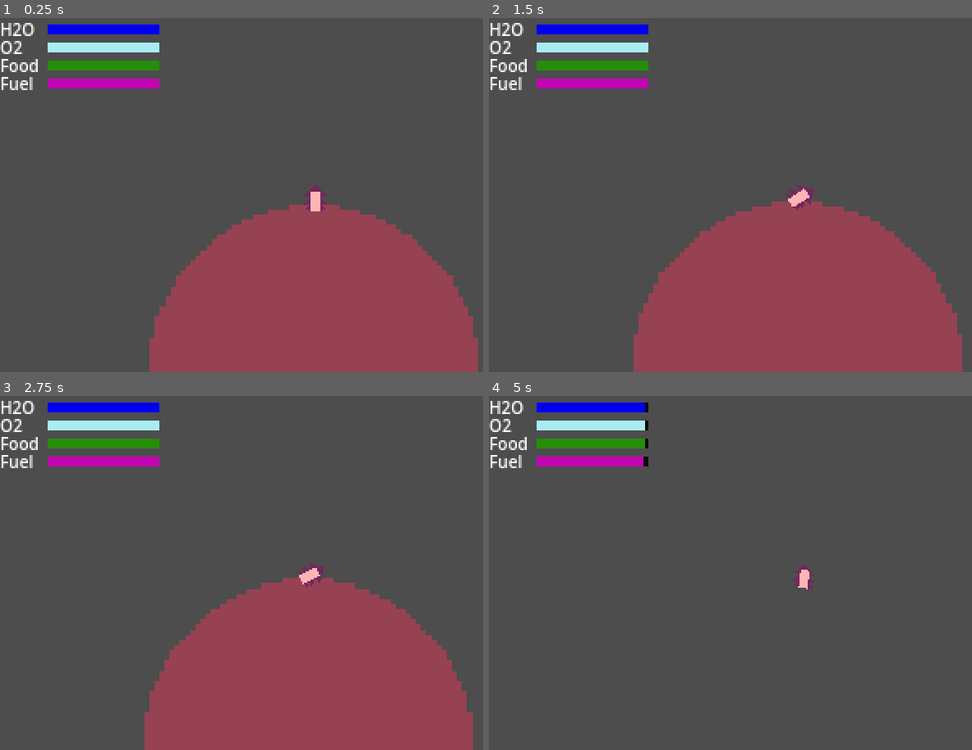
Above: before the commit, frames 1-4 (two rows, left to right).
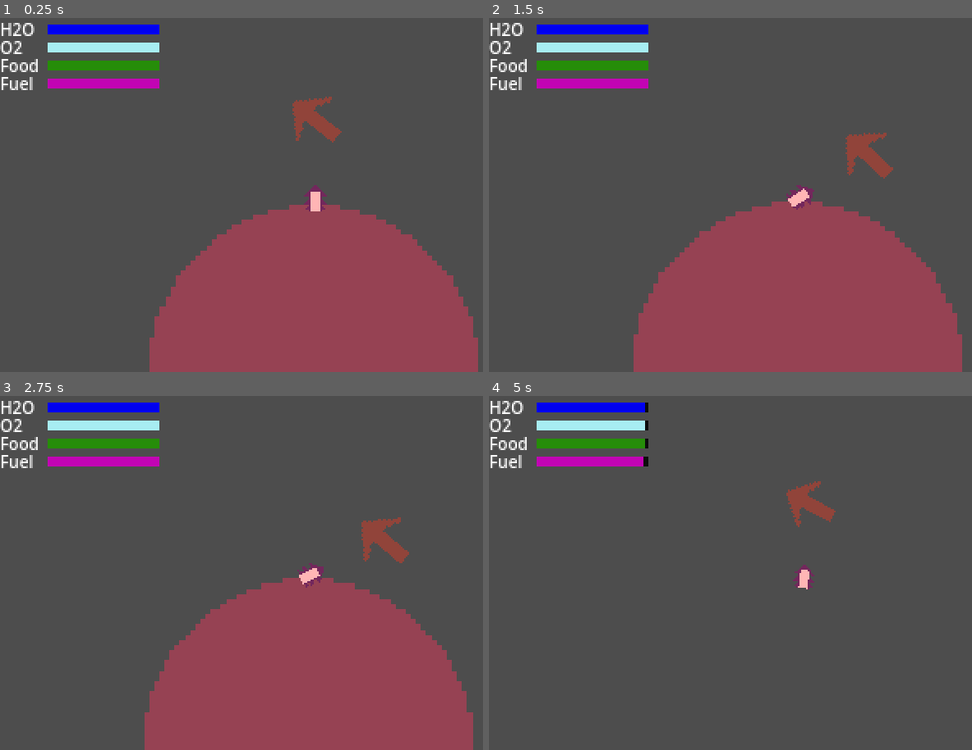
Above: after the commit, the same moments.

Repository: BnLds/MotherEarth
Game: Godot game, scene res://Scenes/Level/Level.tscn
Two runs of this game, one before a commit and one after it. Both use one fixed random seed, a clock stepped at 60 frames per second and the inputs below.
Inputs:
- Up to frame 1 (0.25 s): no input
- Up to frame 2 (1.5 s): tap Enter at 0.5 s; hold Right (rotate_right) 0.53-1.28 s; hold Left (rotate_left) from 1.28 s (still down)
- Up to frame 3 (2.75 s): release Left (rotate_left) at 2.03 s; hold Right (rotate_right) from 2.03 s (still down)
- Up to frame 4 (5 s): release Right (rotate_right) at 2.78 s; hold Up (speed_up) 2.78-3.53 s; hold Left (rotate_left) from 3.53 s (still down)

The runs differ from the first frame. In frame 1, 0.6% of the frame differs, in the area x 60-71%, y 22-36%; in frame 2, 0.7%, in the area x 73-84%, y 32-46%; in frame 3, 0.7%; in frame 4, 0.6%.

Commit message:
Add arrow pointing towards target planet

Diff:
--- a/Scenes/Level/Scripts/Level.gd
+++ b/Scenes/Level/Scripts/Level.gd
@@ -23,7 +23,10 @@
 var y
 var origin_coordinates
 var target_coordinates
+var target_position
+var signal_emitted := false
 
+signal initialization_complete
 
 func _init():
 	var value = PlanetGenerator.GetPointsRandom(nbr_planets, space_size, space_size, min_dist_planets, min_dist_target)
@@ -42,6 +45,16 @@
 			new_planet.is_start_planet = true
 			if departure_manager is DepartureManager:
 				departure_manager.position_player_on_spawn(new_planet, new_planet.get_north_spawn(), 0, new_planet.get_sprite_scale())
+				target_position = new_planet.position
+
+		if x[i]== target_coordinates[0] && y[i] == target_coordinates[1]:
+			target_position = new_planet.position
+
+func _process(delta):
+	if not signal_emitted:
+		initialization_complete.emit(target_position)
+		signal_emitted = true
+
 
 func _input(event):
 	if event.is_action_pressed("restart"):
--- a/Scenes/Spaceship/Scripts/spaceship.gd
+++ b/Scenes/Spaceship/Scripts/spaceship.gd
@@ -6,6 +6,7 @@
 
 @onready var boost_animation = $BoostAnimation
 @onready var departure_manager = $"../DepartureManager"
+@onready var level = $".."
 
 signal boost_on
 signal boost_off
@@ -14,10 +15,12 @@
 
 var has_left_planet:= false
 var is_ready_to_depart := true
+var target_position := Vector2.ZERO
 
 func _ready():
 	PlayBoostAnimation(false)
 	departure_manager.connect("ready_to_depart", on_ready_to_depart)
+	level.connect("initialization_complete", on_initialization_complete)
 
 func _physics_process(delta):
 	if not is_ready_to_depart:
@@ -59,3 +62,9 @@
 
 func on_ready_to_depart():
 	is_ready_to_depart = true
+
+func on_initialization_complete(target_pos):
+	target_position = target_pos
+
+func get_target_position():
+	return target_position
--- /dev/null
+++ b/Scenes/Spaceship/Sprites/ArrowSprite.gd
@@ -0,0 +1,33 @@
+extends Sprite2D
+class_name Arrow_UI
+
+@onready var spaceship = $".."
+@onready var arrow_update_timer = $ArrowUpdateTimer
+@onready var lerp_timer = $LerpTimer
+
+var init_done := false
+var target_position := Vector2.ZERO
+var lerp_duration := .2
+var elapsed_time := 0.0
+var target_rotation : float = 0
+var start_rotation : float = 0
+
+func _process(delta):
+	if not init_done:
+		if(target_position == Vector2.ZERO):
+			target_position = spaceship.get_target_position()
+			arrow_update_timer.start()
+			lerp_timer.start()
+		else:
+			init_done = true
+
+func _on_arrow_update_timer_timeout():
+	target_rotation = get_angle_to(target_position)
+	elapsed_time = 0
+	start_rotation = rotation
+
+func _on_lerp_timer_timeout():
+	look_at(target_position)
+#	elapsed_time += lerp_timer.wait_time
+#	if elapsed_time < lerp_duration:
+#		rotation = lerp_angle(start_rotation, target_rotation, elapsed_time / lerp_duration)
--- a/Scenes/Spaceship/spaceship.tscn
+++ b/Scenes/Spaceship/spaceship.tscn
@@ -1,8 +1,10 @@
-[gd_scene load_steps=10 format=3 uid="uid://yd3o5c1m7g0e"]
+[gd_scene load_steps=12 format=3 uid="uid://yd3o5c1m7g0e"]
 
 [ext_resource type="Texture2D" uid="uid://ch1xtwv0c14mb" path="res://Scenes/Spaceship/Sprites/Fusée.png" id="1_h1jwr"]
 [ext_resource type="Script" path="res://Scenes/Spaceship/Scripts/spaceship.gd" id="1_rej84"]
 [ext_resource type="Texture2D" uid="uid://bln8ukbrplk45" path="res://Scenes/Spaceship/Sprites/BoostFire.png" id="3_ky1yq"]
+[ext_resource type="Texture2D" uid="uid://b7ic02841emav" path="res://Scenes/Spaceship/Sprites/Arrow.png" id="4_la7fq"]
+[ext_resource type="Script" path="res://Scenes/Spaceship/Sprites/ArrowSprite.gd" id="5_rqdde"]
 
 [sub_resource type="RectangleShape2D" id="RectangleShape2D_86gcg"]
 size = Vector2(5.75, 12)
@@ -69,4 +71,20 @@
 frame = 3
 frame_progress = 0.723369
 
+[node name="ArrowSprite" type="Sprite2D" parent="."]
+modulate = Color(1, 1, 1, 0.396078)
+position = Vector2(0, -46)
+rotation = 0.011984
+scale = Vector2(2.125, 2.125)
+texture = ExtResource("4_la7fq")
+script = ExtResource("5_rqdde")
+
+[node name="ArrowUpdateTimer" type="Timer" parent="ArrowSprite"]
+wait_time = 0.5
+
+[node name="LerpTimer" type="Timer" parent="ArrowSprite"]
+wait_time = 0.1
+
 [connection signal="area_entered" from="Area2D" to="." method="_on_area_2d_area_entered"]
+[connection signal="timeout" from="ArrowSprite/ArrowUpdateTimer" to="ArrowSprite" method="_on_arrow_update_timer_timeout"]
+[connection signal="timeout" from="ArrowSprite/LerpTimer" to="ArrowSprite" method="_on_lerp_timer_timeout"]
Binary file added: Scenes/Spaceship/Sprites/Arrow.png
Not shown, added: Scenes/Spaceship/Sprites/Arrow.png.import
